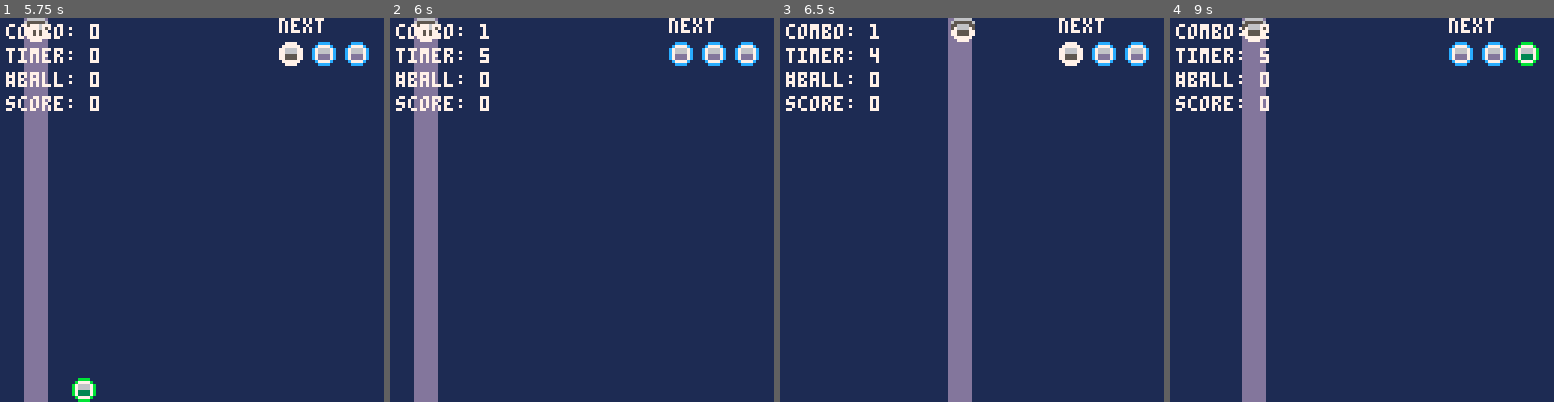
Above: before the commit, frames 1-4 (left to right).
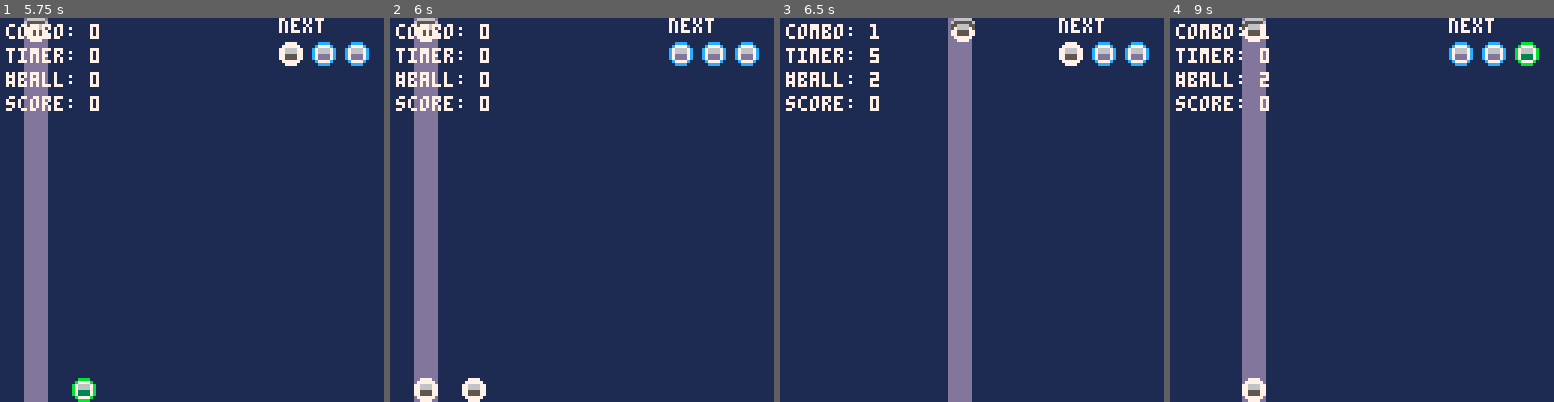
Above: after the commit, the same moments.

Repository: naufalazzmy/pico8miniproject
Game: PICO-8 cartridge shootstack.p8
Two runs of this game, one before a commit and one after it. Both use one fixed random seed, a clock stepped at 60 frames per second and the inputs below.
Inputs:
- Up to frame 1 (5.75 s): tap X (X key) at 0.33, 1.07, 1.85, 2.97, 4.08, 5.2 s; hold Right 1.6-2.1 s; hold Right 2.47-3.03 s; hold Left 3.08-3.58 s; hold Down 3.63-3.97 s; hold Right 4.02-4.68 s; hold Left 5.08-5.68 s; hold Down from 5.73 s (still down)
- Up to frame 2 (6 s): keep holding Down
- Up to frame 3 (6.5 s): release Down at 6.03 s; hold Right from 6.08 s (still down); tap X (X key) at 6.32 s
- Up to frame 4 (9 s): release Right at 6.58 s; hold Right 6.63-7.13 s; tap X (X key) at 7.43, 8.55 s; hold Right 7.5-8.07 s; hold Left 8.12-8.62 s; hold Down from 8.67 s (still down)

Frame 1 is identical in both runs. In frame 2, 0.7% of the frame differs, in the area x 6-26%, y 1-100%; in frame 3, less than 0.1%; in frame 4, 0.4%.

Commit message:
Update shootstack.p8

Diff:
--- a/shootstack.p8
+++ b/shootstack.p8
@@ -15,12 +15,13 @@
 	combo_timer=0
 	combo_duration=3
 
-
 	spawn_timer=0
  spawn_interval=1000 -- seconds
 
 	shooting=nil
 	canshoot=true
+
+	pending_power=nil
 
 	--columns grid map
 	for i=1,colcount do
@@ -158,17 +159,17 @@
    if shooting.ypos >= shooting.targetpos then
     add(columns[shooting.index].stacks, shooting.ball)
 
-	   if shooting.ball.typ!="ball" then
+    next_ball()
+
+    if shooting.ball.typ!="ball" then
      -- setaip stack ditaruh
      -- ini harus di check dia tipe apa
      -- fungsinya harus baru
-    	power_h(shooting.index)
-    end
-
+    	pending_power = shooting.index
+    end
+    start_match_process()
     shooting=nil
-    next_ball()
     canshoot=true
-    start_match_process()
 
    end
   end
@@ -412,6 +413,15 @@
 --checking matches process
 function update_matches()
  if match_state == "check" then
+	 if pending_power then
+	   --todo: can support multiple
+	   pending_matches = power_h(pending_power)
+	   pending_power = nil
+	   match_state = "remove"
+	   match_timer = 15
+	   return
+	 end
+
   pending_matches = find_matches()
   local found = false
   for c=1,#pending_matches do
@@ -503,9 +513,8 @@
     end
   end
 
-  -- jalankan remove
-  match_state = "remove"
-  remove_and_gravity(to_destroy)
+  return to_destroy
+
 end
 __gfx__
 0077770000eeee0000cccc0000bbbb0000aaaa000000000000222200000000000000000000000000000000000000000000000000000000000000000000000000
